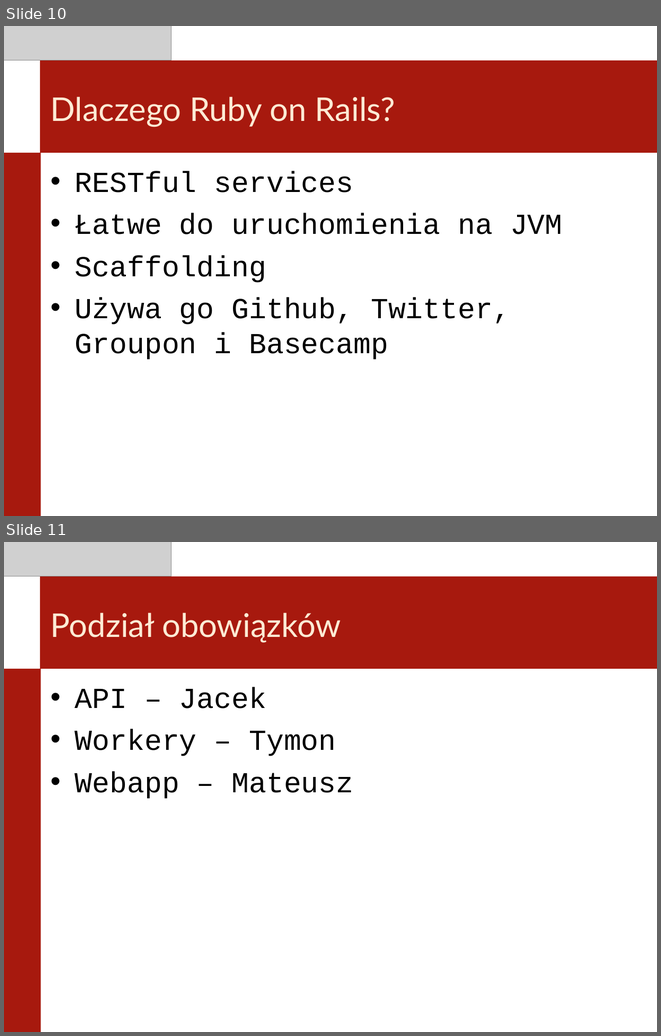
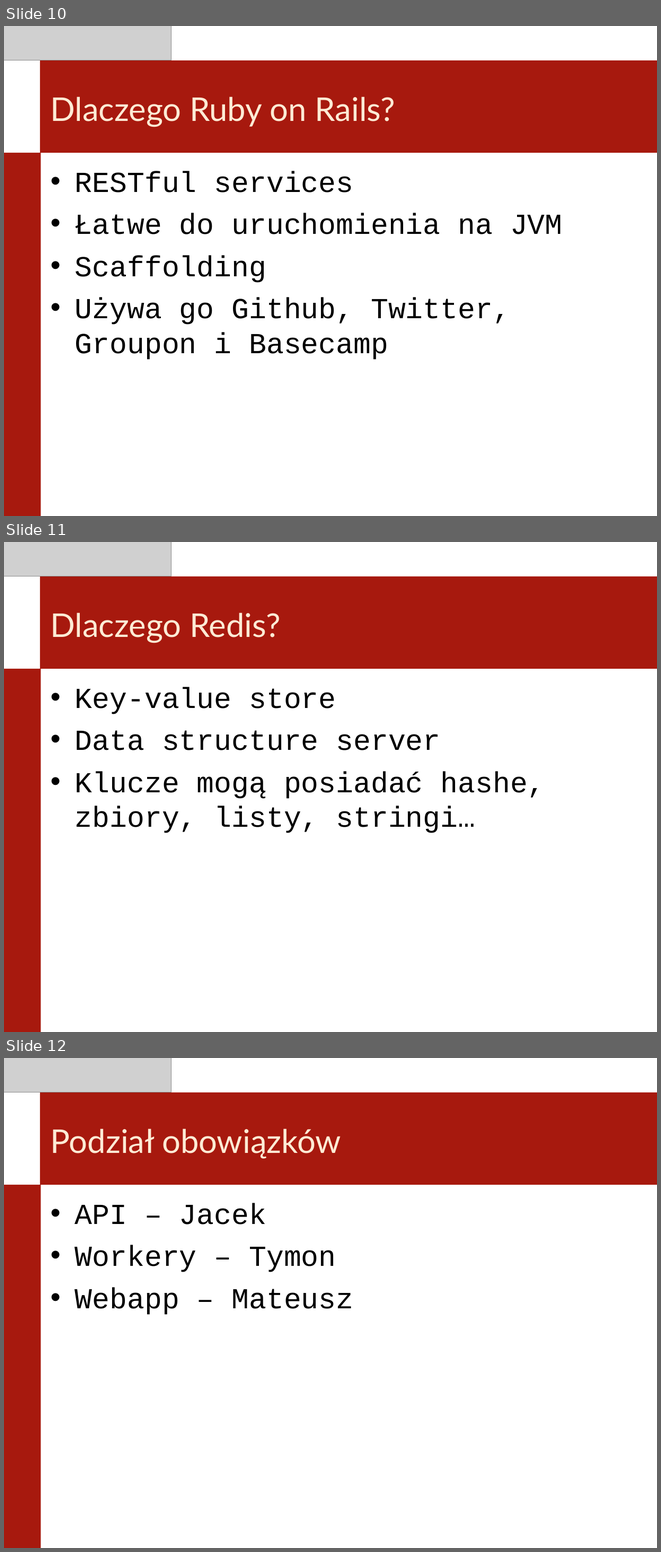
Before and after one commit to 225985/studia, a slide deck: doc/prezentacja.ppt. Shown one above the other, each under a label of ours: slides 10 and 11 before the commit, slides 10, 11 and 12 after it. The pictures are 661x1036 and 661x1552 pixels, drawn with LibreOffice and Linux fonts; fonts in the diff are those of the drawing; grey boxes stand for pictures. Boxes give left, top, right and bottom in pixels: in the first picture for what was removed or moved away, otherwise in the second. Text is boxed around its words. In the diff, an @@ line names an element or a change of style, - is before the commit and + after.

```diff
--- a/doc/prezentacja.ppt
+++ b/doc/prezentacja.ppt
@@ slide 11 added at (4, 542, 657, 1032), background #FFFFFF @@
@@ picture added at (4, 542, 171, 576) @@
@@ rectangle added at (40, 576, 657, 669), fill #A7190E @@
@@ title added at (51, 612, 281, 643), 36 pt, text #FFEBD5 @@
+Dlaczego Redis?
@@ rectangle added at (4, 669, 41, 1032), fill #A7190E @@
@@ text added at (75, 687, 545, 833), 32 pt, text #000000 @@
+• Key-value store
+• Data structure server
+• Klucze mogą posiadać hashe, zbiory, listy, stringi…
@@ what was slide 11 is now slide 12 @@
```
Also in this commit, not shown: 3 slides changed, 1 other slide added, 2 other files.
